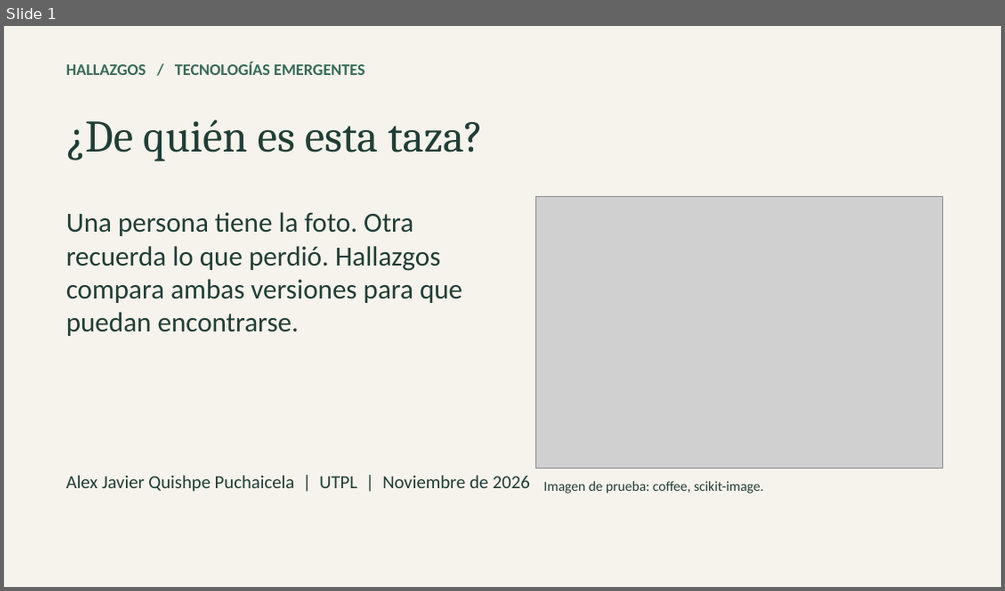
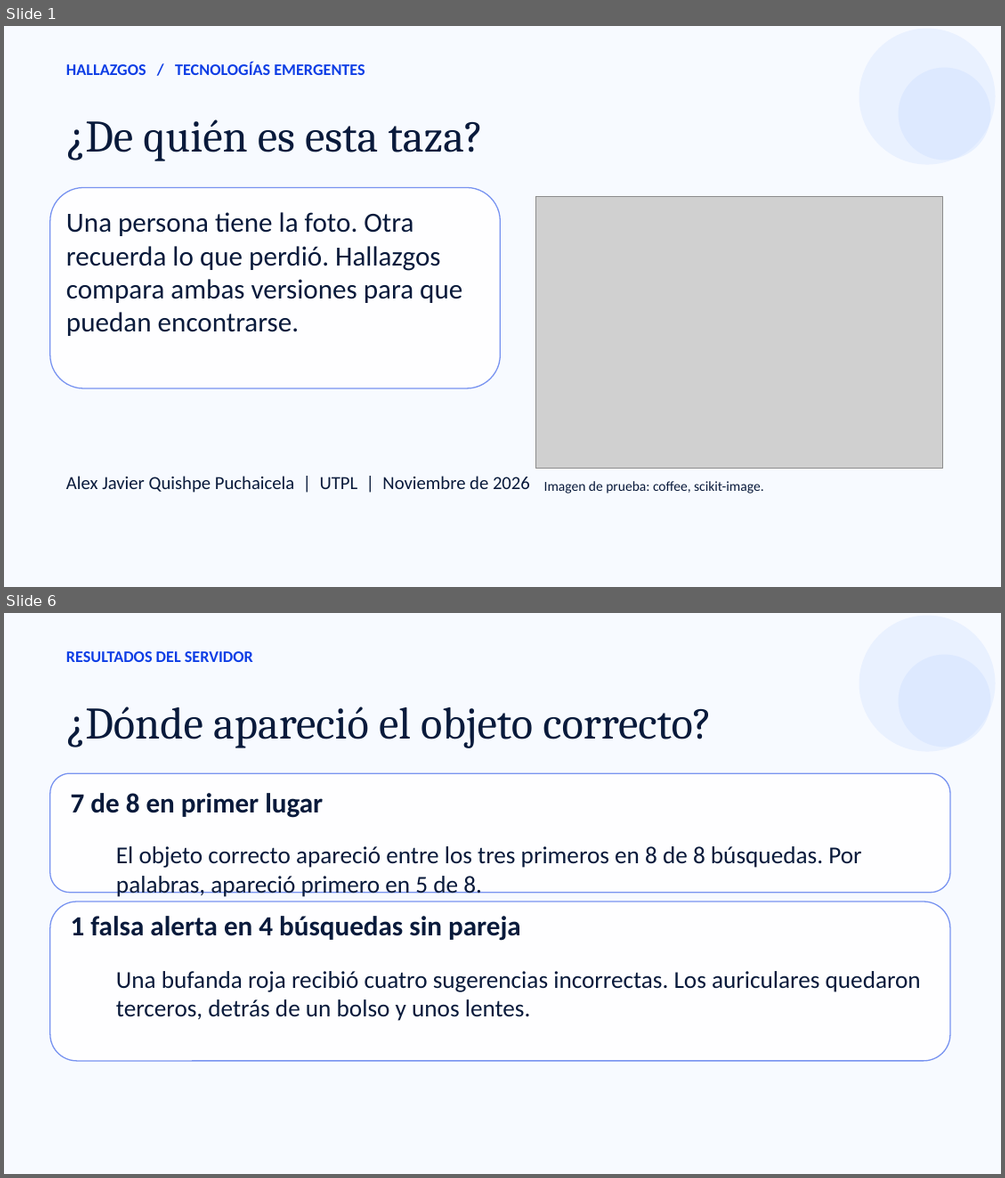
Before and after one commit to AlexJavierQ/problema-loja, a slide deck: presentacion/Hallazgos.pptx. Shown one above the other, each under a label of ours: slide 1 before the commit, slides 1 and 6 after it; the slides between them are not shown. The pictures are 1005x591 and 1005x1178 pixels, drawn with LibreOffice and Linux fonts; fonts in the diff are those of the drawing; grey boxes stand for pictures. Boxes give left, top, right and bottom in pixels: in the first picture for what was removed or moved away, otherwise in the second. Text is boxed around its words. In the diff, an @@ line names an element or a change of style, - is before the commit and + after.

Commit message:
Rediseñar Hallazgos y documentar la evaluación y sus tiempos

```diff
--- a/presentacion/Hallazgos.pptx
+++ b/presentacion/Hallazgos.pptx
@@ slide 6 added at bbox=[4, 613, 1001, 1174], background #F7FAFF @@
@@ ellipse added at bbox=[858, 616, 995, 752], fill #C7DBFF at 29% opacity @@
@@ text added at bbox=[66, 651, 253, 662], 14 pt, text #0D3DE5, bold @@
+RESULTADOS DEL SERVIDOR
@@ ellipse added at bbox=[898, 655, 990, 747], fill #C7DBFF at 35% opacity @@
@@ text added at bbox=[66, 706, 712, 748], 39 pt, text #091A3B @@
+¿Dónde apareció el objeto correcto?
@@ rounded rectangle added at bbox=[50, 773, 950, 892], fill #FFFFFF at 94% opacity, outline #0D3DE5 1 pt @@
@@ text added at bbox=[71, 793, 323, 818], 24 pt, text #091A3B, bold @@
+7 de 8 en primer lugar
@@ text added at bbox=[116, 846, 861, 897], 21 pt, text #091A3B @@
+El objeto correcto apareció entre los tres primeros en 8 de 8 búsquedas. Por palabras, apareció primero en 5 de 8.
@@ rounded rectangle added at bbox=[50, 901, 950, 1061], fill #FFFFFF at 94% opacity, outline #0D3DE5 1 pt @@
@@ text added at bbox=[71, 916, 521, 941], 24 pt, text #091A3B, bold @@
+1 falsa alerta en 4 búsquedas sin pareja
@@ text added at bbox=[116, 971, 921, 1021], 21 pt, text #091A3B @@
+Una bufanda roja recibió cuatro sugerencias incorrectas. Los auriculares quedaron terceros, detrás de un bolso y unos lentes.
@@ slide 1 changed as well @@
@@ background #F5F3EB to #F7FAFF @@
@@ ellipse added at bbox=[858, 29, 995, 165], fill #C7DBFF at 29% opacity @@
@@ text "HALLAZGOS / TECNOLOGÍAS EMERGENTES" at bbox=[66, 62, 364, 75]: text colour #376A59 to #0D3DE5 @@
@@ ellipse added at bbox=[898, 68, 990, 160], fill #C7DBFF at 35% opacity @@
@@ rounded rectangle added at bbox=[50, 187, 501, 388], fill #FFFFFF at 94% opacity, outline #0D3DE5 1 pt @@
@@ text colour #203E36 to #091A3B in 4 elements at bbox=[66, 119, 484, 161], bbox=[66, 212, 462, 336], bbox=[66, 475, 530, 492], bbox=[544, 481, 764, 493] @@
```
Also in this commit, not shown: 5 other slides changed, 2 other slides added, 7 other files.
